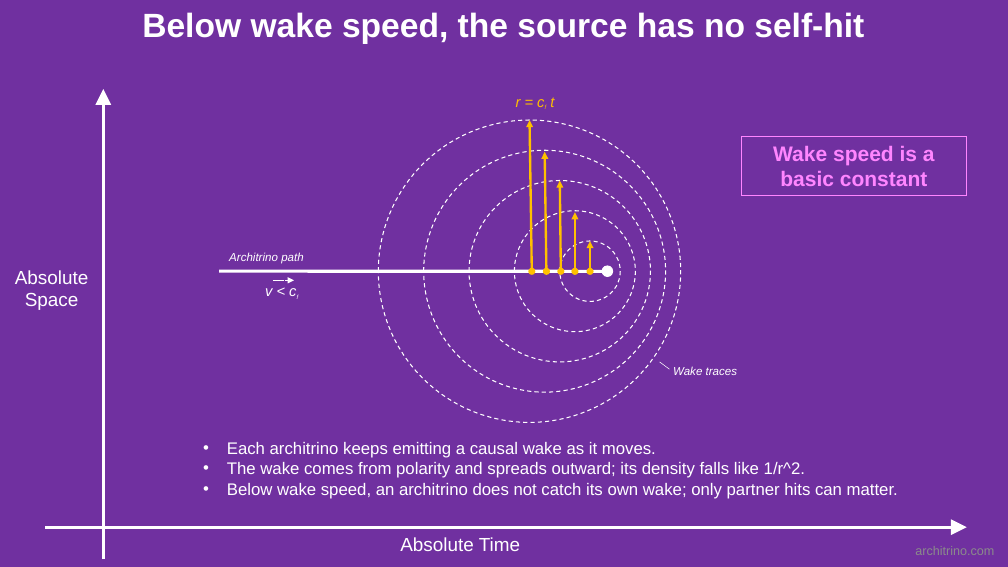
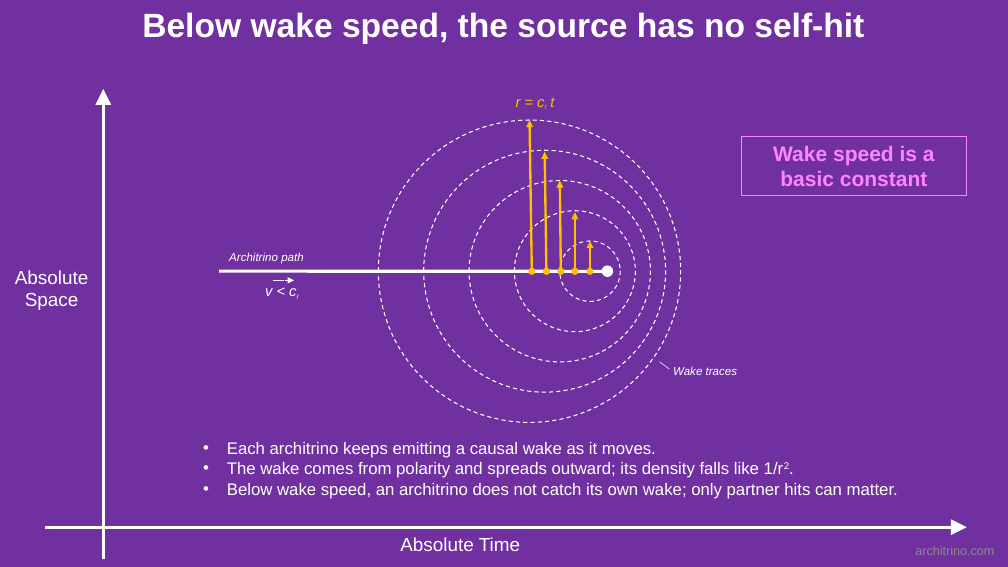
Before and after one commit to jmarkmorris/architrino, a slide deck: slide 4 of reference/archie/presentations/NPQG Fundamentals - Paths.pptx. Drawn at 1008x567 pixels with LibreOffice and Linux fonts; fonts in the diff are those of the drawing. Boxes give left, top, right and bottom in pixels: in the first picture for what was removed or moved away, otherwise in the second. Text is boxed around its words. In the diff, an @@ line names an element or a change of style, - is before the commit and + after.

```diff
--- a/reference/archie/presentations/NPQG Fundamentals - Paths.pptx
+++ b/reference/archie/presentations/NPQG Fundamentals - Paths.pptx
@@ text at [227, 462, 784, 478]: text changed @@
-• The wake comes from polarity and spreads outward; its density falls like 1/r^2.
+• The wake comes from polarity and spreads outward; its density falls like 1/r2.
```
Also in this commit, not shown: 6 other slides changed, 3 other files.
